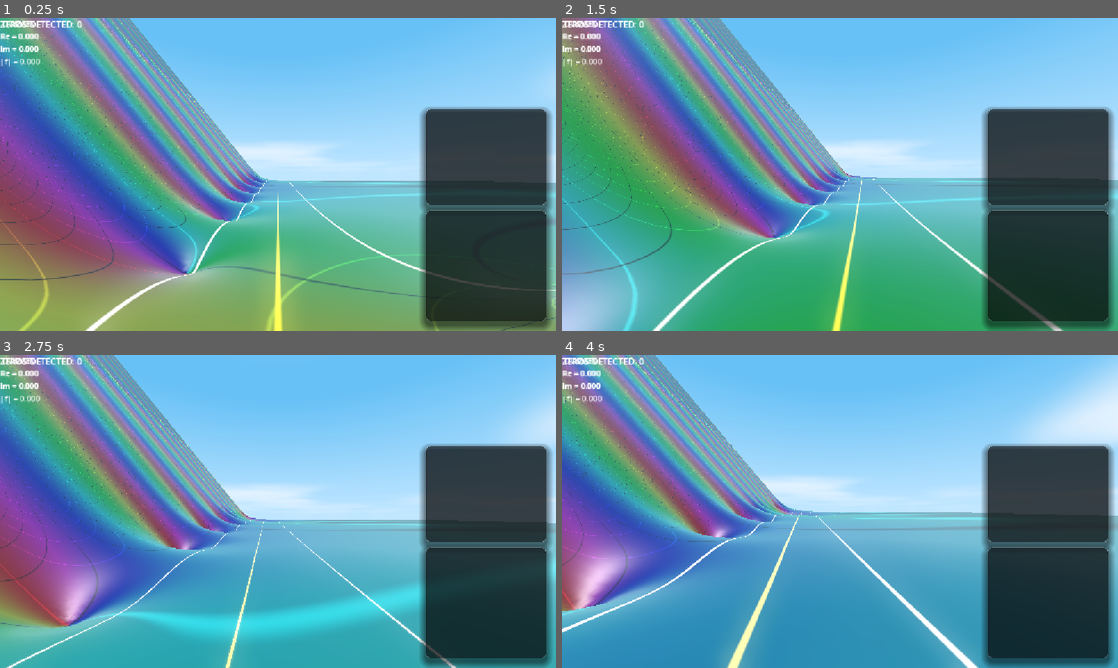
Above: before the commit, frames 1-4 (two rows, left to right).
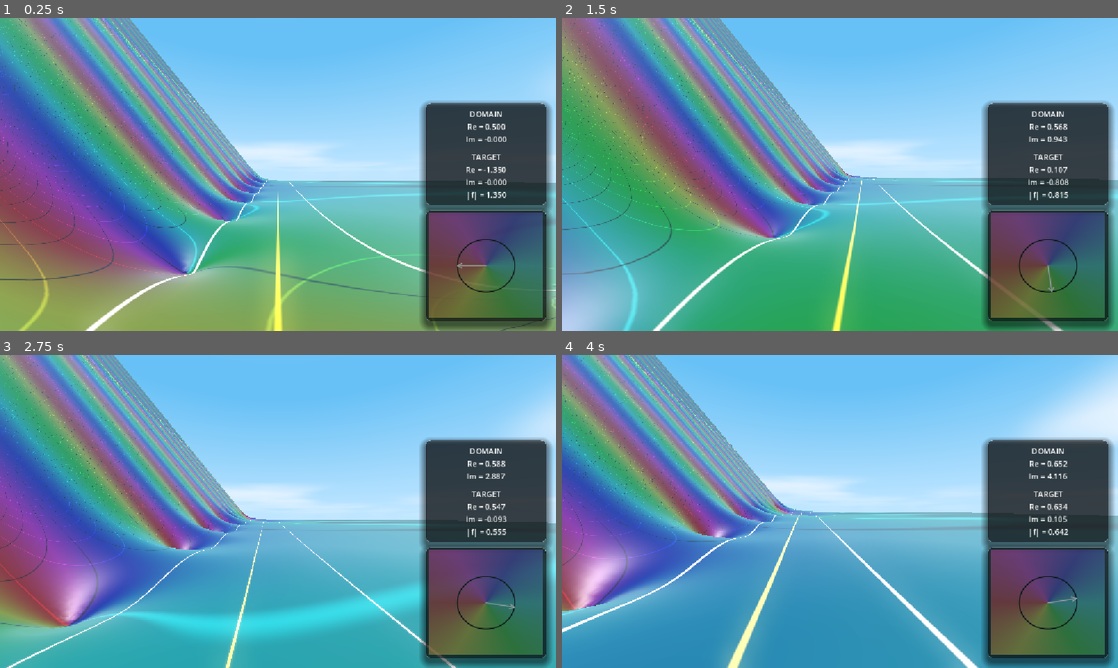
Above: after the commit, the same moments.

Repository: allanino/complex-functions-explorer
Game: Godot game, scene res://scenes/main.tscn
The game is run twice, just before and just after one commit, with the same random seed, the same clock (stepped at 60 frames per second) and the same inputs.
Inputs (mouse positions are in pixels of both pictures, inside the frame that each line leads up to):
- Up to frame 1 (0.25 s): no input
- Up to frame 2 (1.5 s): tap Enter at 0.5 s; move the mouse to (867, 174) at 0.52 s; hold W (move_forward) from 0.53 s (still down); tap G at 0.6 s; tap Space at 0.77 s; move the mouse to (812, 174) at 1.27 s; tap C at 1.35 s
- Up to frame 3 (2.75 s): keep holding W (move_forward); tap Space at 1.52 s; move the mouse to (289, 505) at 2.02 s; hold Shift from 2.03 s (still down)
- Up to frame 4 (4 s): keep holding W (move_forward); move the mouse to (834, 517) at 2.77 s; release Shift at 2.78 s; tap Ctrl at 2.85 s; tap Space at 3.02, 3.77 s; move the mouse to (878, 514) at 3.52 s; tap G at 3.6 s

The runs differ from the first frame. In frame 1, 8.4% of the frame differs, in the area x 0-100%, y 0-96%; in frame 2, 8.4%; in frame 3, 8.4%; in frame 4, 8.4%.
Error before the commit: Invalid access to property or key 'material' on a base object of type 'null instance'. (res://scripts/hud.gd:208)

Commit message:
Fix HUD toggles and dynamic stacking node paths
- Implemented HUD panel visibility toggles with dynamic stacking.
- Fixed 'null instance' errors by correctly updating node parent paths in `scenes/hud.tscn` to reflect the new `HUDStack` hierarchy.
- Restricted "HUD / Zeta zeros" menu option to Zeta function only.
- Ensured default values are correctly synchronized with the `Field` class.

Co-authored-by: allanino <5325241+allanino@users.noreply.github.com>

Diff:
--- a/scenes/hud.tscn
+++ b/scenes/hud.tscn
@@ -225,31 +225,31 @@
 layout_mode = 2
 theme_override_styles/panel = SubResource("StyleBoxFlat_glass")
 
-[node name="MarginContainer" type="MarginContainer" parent="Control/ZerosPanel"]
+[node name="MarginContainer" type="MarginContainer" parent="Control/HUDStack/ZerosPanel"]
 layout_mode = 2
 theme_override_constants/margin_left = 10
 theme_override_constants/margin_top = 10
 theme_override_constants/margin_right = 10
 theme_override_constants/margin_bottom = 10
 
-[node name="VBox" type="VBoxContainer" parent="Control/ZerosPanel/MarginContainer"]
-layout_mode = 2
-
-[node name="CountLabel" type="Label" parent="Control/ZerosPanel/MarginContainer/VBox"]
+[node name="VBox" type="VBoxContainer" parent="Control/HUDStack/ZerosPanel/MarginContainer"]
+layout_mode = 2
+
+[node name="CountLabel" type="Label" parent="Control/HUDStack/ZerosPanel/MarginContainer/VBox"]
 layout_mode = 2
 theme_override_font_sizes/font_size = 18
 text = "ZEROS DETECTED: 0"
 horizontal_alignment = 1
 
-[node name="HSeparator" type="HSeparator" parent="Control/ZerosPanel/MarginContainer/VBox"]
-layout_mode = 2
-
-[node name="Scroll" type="ScrollContainer" parent="Control/ZerosPanel/MarginContainer/VBox"]
+[node name="HSeparator" type="HSeparator" parent="Control/HUDStack/ZerosPanel/MarginContainer/VBox"]
+layout_mode = 2
+
+[node name="Scroll" type="ScrollContainer" parent="Control/HUDStack/ZerosPanel/MarginContainer/VBox"]
 layout_mode = 2
 size_flags_vertical = 3
 horizontal_scroll_mode = 0
 
-[node name="ListLabel" type="Label" parent="Control/ZerosPanel/MarginContainer/VBox/Scroll"]
+[node name="ListLabel" type="Label" parent="Control/HUDStack/ZerosPanel/MarginContainer/VBox/Scroll"]
 layout_mode = 2
 size_flags_horizontal = 3
 theme_override_font_sizes/font_size = 14
@@ -261,18 +261,18 @@
 layout_mode = 2
 theme_override_styles/panel = SubResource("StyleBoxFlat_glass")
 
-[node name="MarginContainer" type="MarginContainer" parent="Control/InfoPanel"]
+[node name="MarginContainer" type="MarginContainer" parent="Control/HUDStack/InfoPanel"]
 layout_mode = 2
 theme_override_constants/margin_left = 10
 theme_override_constants/margin_top = 10
 theme_override_constants/margin_right = 10
 theme_override_constants/margin_bottom = 10
 
-[node name="VBox" type="VBoxContainer" parent="Control/InfoPanel/MarginContainer"]
+[node name="VBox" type="VBoxContainer" parent="Control/HUDStack/InfoPanel/MarginContainer"]
 layout_mode = 2
 theme_override_constants/separation = 5
 
-[node name="DomainLabel" type="Label" parent="Control/InfoPanel/MarginContainer/VBox"]
+[node name="DomainLabel" type="Label" parent="Control/HUDStack/InfoPanel/MarginContainer/VBox"]
 layout_mode = 2
 theme_override_font_sizes/font_size = 16
 text = "DOMAIN
@@ -280,10 +280,10 @@
 Im = 0.000"
 horizontal_alignment = 1
 
-[node name="HSeparator" type="HSeparator" parent="Control/InfoPanel/MarginContainer/VBox"]
-layout_mode = 2
-
-[node name="TargetLabel" type="Label" parent="Control/InfoPanel/MarginContainer/VBox"]
+[node name="HSeparator" type="HSeparator" parent="Control/HUDStack/InfoPanel/MarginContainer/VBox"]
+layout_mode = 2
+
+[node name="TargetLabel" type="Label" parent="Control/HUDStack/InfoPanel/MarginContainer/VBox"]
 layout_mode = 2
 theme_override_font_sizes/font_size = 16
 text = "TARGET
@@ -297,14 +297,14 @@
 layout_mode = 2
 theme_override_styles/panel = SubResource("StyleBoxFlat_glass")
 
-[node name="MarginContainer" type="MarginContainer" parent="Control/ComplexPanel"]
+[node name="MarginContainer" type="MarginContainer" parent="Control/HUDStack/ComplexPanel"]
 layout_mode = 2
 theme_override_constants/margin_left = 5
 theme_override_constants/margin_top = 5
 theme_override_constants/margin_right = 5
 theme_override_constants/margin_bottom = 5
 
-[node name="ComplexPlane" type="ColorRect" parent="Control/ComplexPanel/MarginContainer"]
+[node name="ComplexPlane" type="ColorRect" parent="Control/HUDStack/ComplexPanel/MarginContainer"]
 material = SubResource("ShaderMaterial_1")
 mouse_filter = 2
 layout_mode = 2
